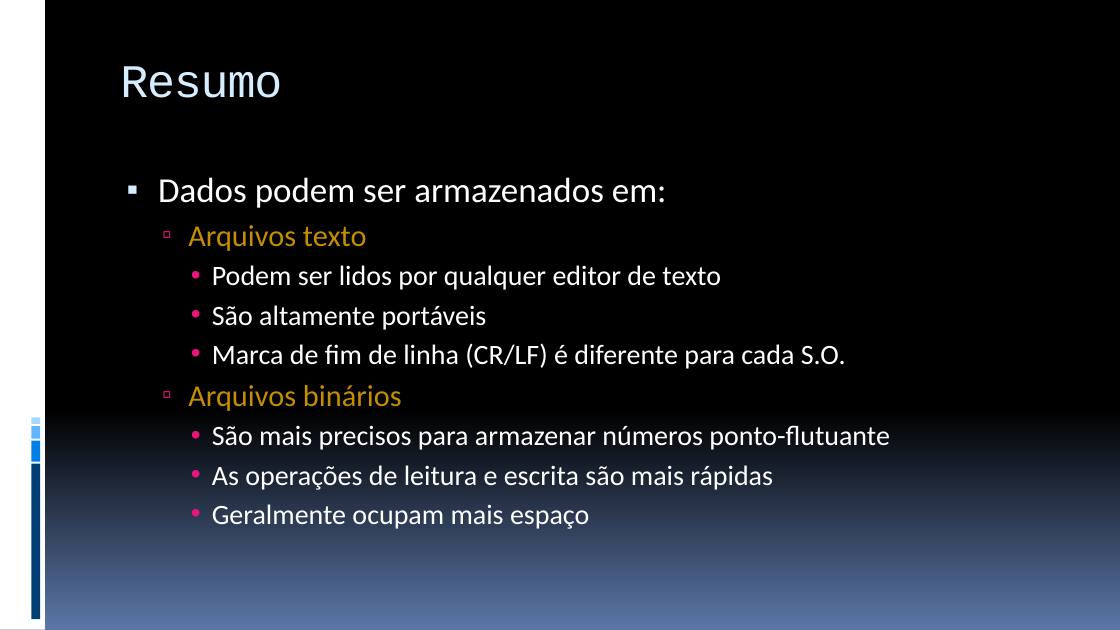
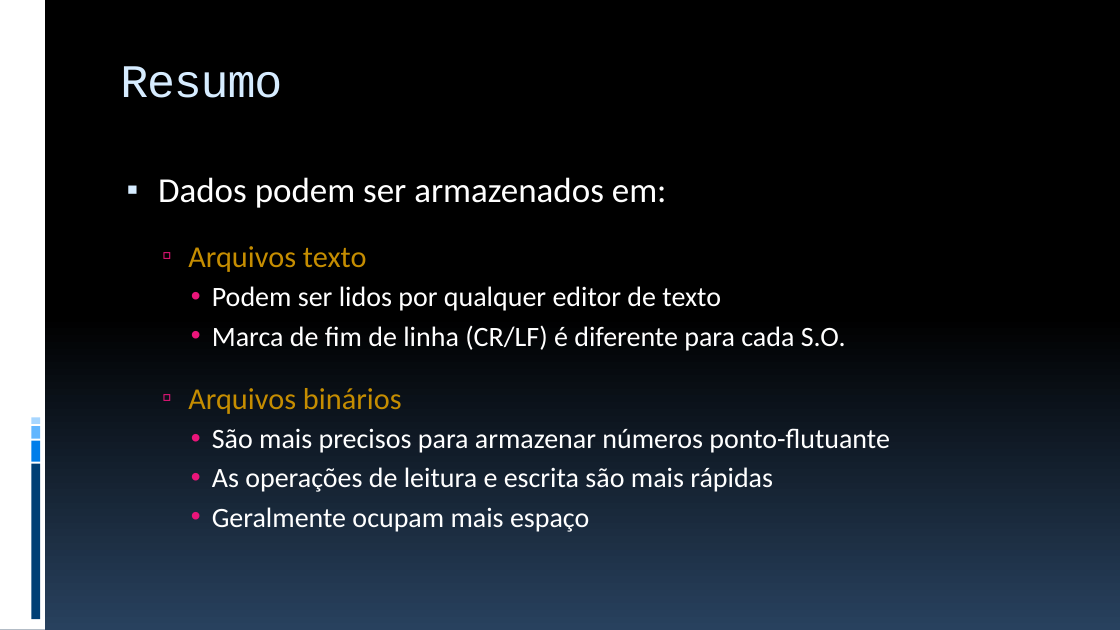
Before and after one commit to JudsonSS/ProgComp, a slide deck: slide 20 of Slides/24. Arquivos Binários.pptx. Drawn at 1120x630 pixels with LibreOffice and Linux fonts; fonts in the diff are those of the drawing. Boxes give left, top, right and bottom in pixels: in the first picture for what was removed or moved away, otherwise in the second. Text is boxed around its words. In the diff, an @@ line names an element or a change of style, - is before the commit and + after.

```diff
--- a/Slides/24. Arquivos Binários.pptx
+++ b/Slides/24. Arquivos Binários.pptx
@@ background gradient #000000 to #5B77A8 to gradient #000000 to #28415E @@
@@ text at bbox=[158, 177, 846, 351]: more space between paragraphs @@
@@ text at bbox=[212, 305, 487, 330]: paragraph removed @@
-    • São altamente portáveis
```
Also in this commit, not shown: 18 other slides changed, 5 other files.
